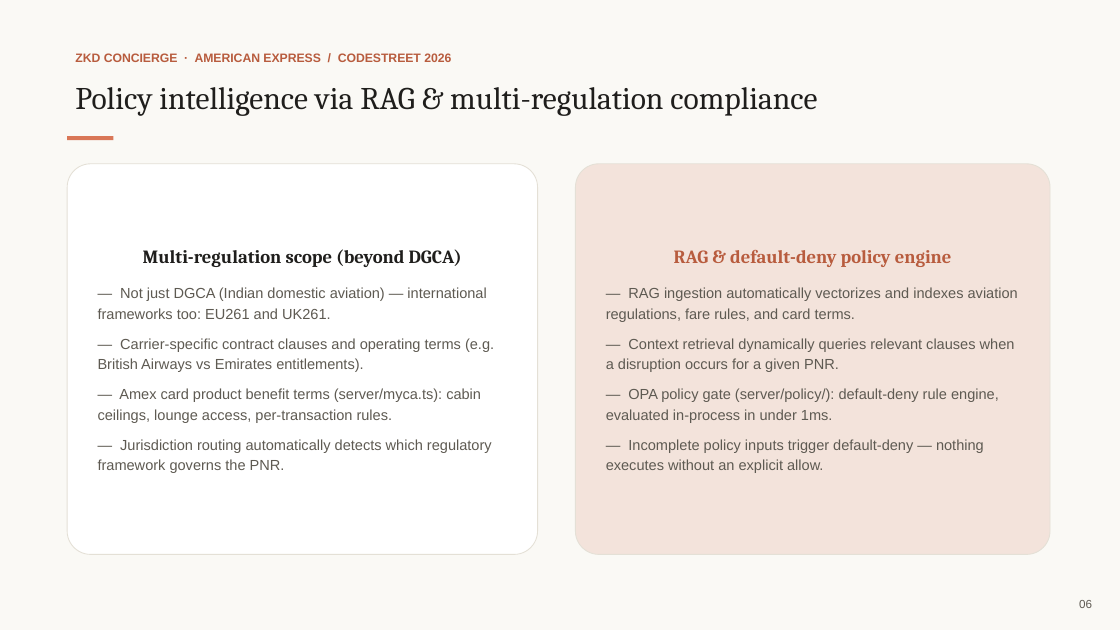
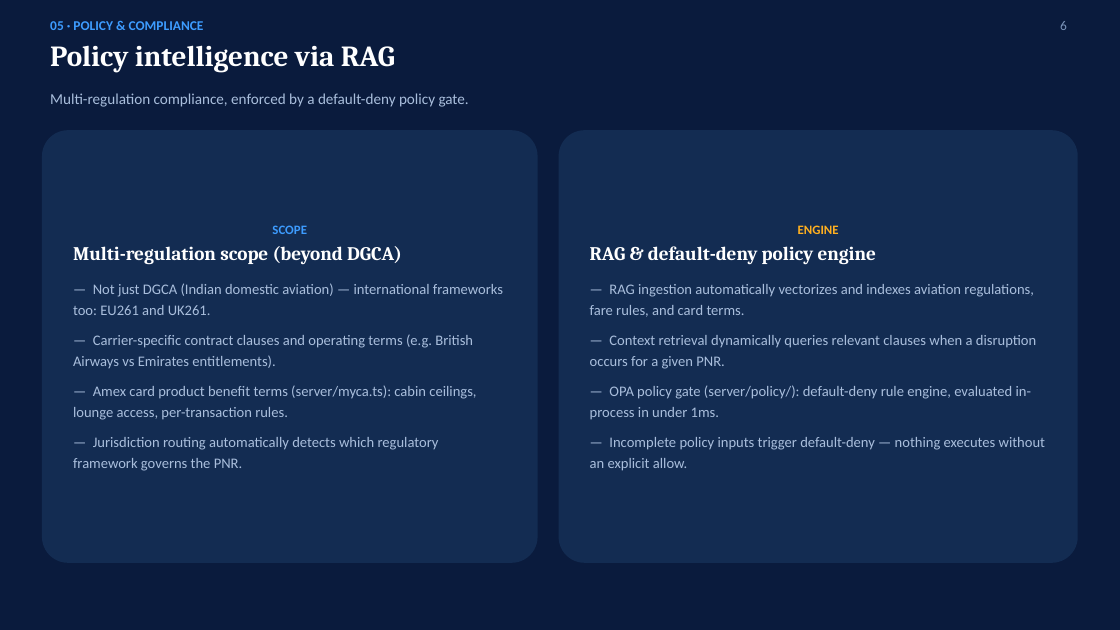
Before and after one commit to Krishna-529/amex-hackathon-2026, a slide deck: slide 6 of assets/deck/ZKD_Concierge_Codestreet_2026.pptx. Drawn at 1120x630 pixels with LibreOffice and Linux fonts; fonts in the diff are those of the drawing. Boxes give left, top, right and bottom in pixels: in the first picture for what was removed or moved away, otherwise in the second. Text is boxed around its words. In the diff, an @@ line names an element or a change of style, - is before the commit and + after.

Commit message:
Restyle pitch deck to match PPT.pptx's design system
Replace the earlier Claude-brand attempt with the team's own visual
language from assets/deck/PPT.pptx: deep navy background, electric-
blue accent (#3D9CFF), Cambria headlines over Calibri body copy, and
colored status labels (red/green/amber/purple) on flat card panels.
Content and slide structure are unchanged.

```diff
--- a/assets/deck/ZKD_Concierge_Codestreet_2026.pptx
+++ b/assets/deck/ZKD_Concierge_Codestreet_2026.pptx
@@ background #FFFFFF to #0A1B3D @@
@@ rectangle removed at [0,0,1120,630] @@
@@ text added at [50,21,204,30], 11.5 pt, text #3D9CFF, bold @@
+05 · POLICY & COMPLIANCE
@@ text added at [1060,21,1067,30], 11.5 pt, text #7B94BA @@
+6
@@ text at [50,45,395,73]: text changed; size 27 to 25 pt; text colour #1F1E1C to #FFFFFF; bold on @@
-Policy intelligence via RAG & multi-regulation compliance
+Policy intelligence via RAG
@@ text removed at [75,53,451,62] @@
-ZKD CONCIERGE · AMERICAN EXPRESS / CODESTREET 2026
@@ text added at [50,93,469,107], 13 pt, text #A9BEDC @@
+Multi-regulation compliance, enforced by a default-deny policy gate.
@@ rounded rectangle "SCOPE": place and size @@
-rounded rectangle "SCOPE" at [67,164,538,555]
+rounded rectangle "SCOPE" at [42,130,538,563]
@@ rounded rectangle "SCOPE" at [42,130,538,563]: fill #FFFFFF to #132C52; outline #E4E0D6 0.75 pt to none @@
@@ rectangle removed at [67,136,113,140] @@
@@ rounded rectangle "ENGINE": place and size @@
-rounded rectangle "ENGINE" at [576,164,1050,555]
+rounded rectangle "ENGINE" at [559,130,1078,563]
@@ rounded rectangle "ENGINE" at [559,130,1078,563]: fill #F3E3DB to #132C52; outline #E4E0D6 0.75 pt to none @@
@@ text in rounded rectangle at [272,225,307,234]: paragraph added @@
+SCOPE
@@ text in rounded rectangle at [798,225,839,234]: paragraph added @@
+ENGINE
@@ text in rounded rectangle at [73,246,503,471]: size 16 to 16.5 pt, text colour #1F1E1C to #FFFFFF in "Multi-regulation scope (beyond DGCA)"; font Arial to Calibri, text colour #5E5A52 to #A9BEDC in "— Not just DGCA (Indian domestic aviation) ...", "— Carrier-specific contract clauses and operating terms ...", "— Amex card product benefit terms (server/myca.ts): ...", "— Jurisdiction routing automatically detects which regulator ..."; alignment centre to left; less space between paragraphs; line spacing 1.18 to 1.2 @@
@@ text in rounded rectangle at [590,246,1045,471]: size 16 to 16.5 pt, text colour #B85C3E to #FFFFFF in "RAG & default-deny policy engine"; font Arial to Calibri, text colour #5E5A52 to #A9BEDC; alignment centre to left; less space between paragraphs; line spacing 1.18 to 1.2 @@
@@ text removed at [1079,600,1092,608] @@
-06
```
Also in this commit, not shown: 9 other slides changed, 1 other file.
